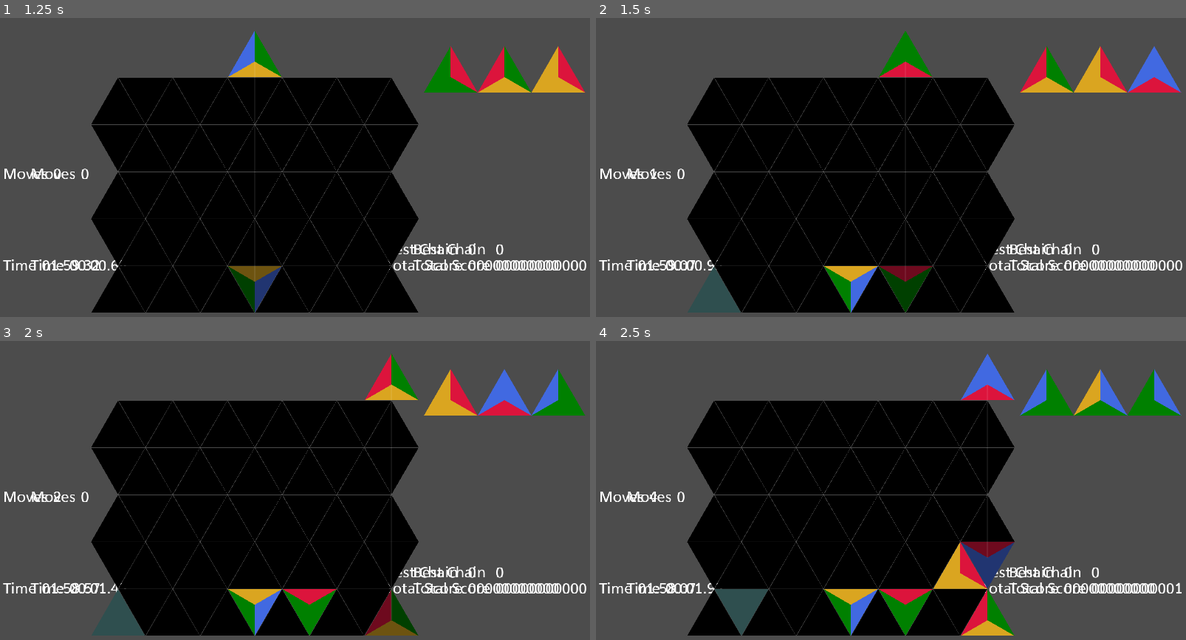
Above: before the commit, frames 1-4 (two rows, left to right).
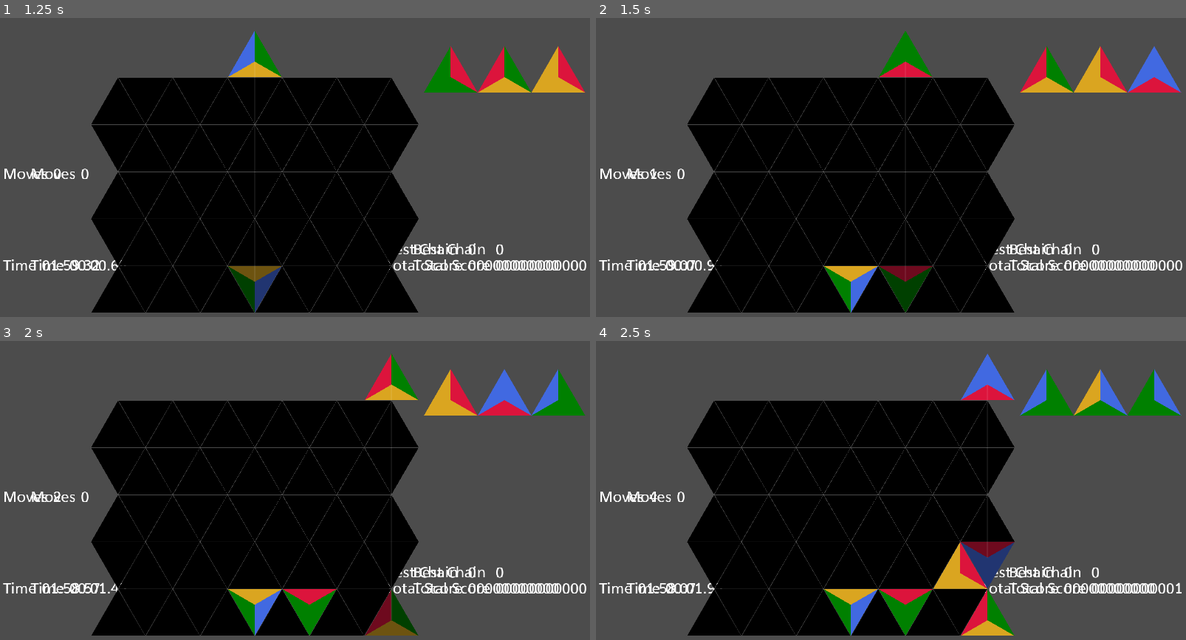
Above: after the commit, the same moments.

Repository: BoatsandJoes/tri-twist
Game: Godot game, scene res://scenes/ui/MainMenu.tscn
Two runs of this game, one before a commit and one after it. Both use one fixed random seed, a clock stepped at 60 frames per second and the inputs below.
Inputs (mouse positions are in pixels of both pictures, inside the frame that each line leads up to):
- Up to frame 1 (1.25 s): click "Go go go" at 0.5 s
- Up to frame 2 (1.5 s): tap Enter (ui_accept) at 1.25 s; move the mouse to (714, 296) at 1.27 s; hold D (right) from 1.28 s (still down); hold Keypad 6 (clockwise) from 1.28 s (still down); click (714, 296) at 1.42 s
- Up to frame 3 (2 s): keep holding D (right); keep holding Keypad 6 (clockwise); tap Enter (ui_accept) at 1.52 s
- Up to frame 4 (2.5 s): move the mouse to (743, 604) at 2.02 s; release D (right) at 2.03 s; release Keypad 6 (clockwise) at 2.03 s; hold Down (ui_down) from 2.03 s (still down); tap Keypad 7 (counterclockwise) at 2.1 s; click (743, 604) at 2.17 s; tap Enter (ui_accept) at 2.27 s

Frame 1 is identical in both runs. In frame 2, 0.7% of the frame differs, in the area x 15-25%, y 83-99%; in frame 3, 0.7%; in frame 4, 0.7%, in the area x 20-30%, y 82-99%.

Commit message:
Removed twisting. Fixed closing pause menu by hitting pause again.

Diff:
--- a/scenes/GameGrid.gd
+++ b/scenes/GameGrid.gd
@@ -101,34 +101,6 @@
 		return grid[rowIndex + 1][columnIndex]
 	return null
 
-func _input(event):
-	if event is InputEventMouseButton:
-		if event.pressed:
-			for rowIndex in grid.size():
-				for columnIndex in grid[rowIndex].size():
-					if grid[rowIndex][columnIndex].cellFocused:
-						handle_cell_input(rowIndex, columnIndex, event)
-						break
-
-# handles a cell click TODO handle controller and keyboard input
-func handle_cell_input(rowIndex: int, columnIndex: int, event: InputEventMouseButton):
-	if !grid[rowIndex][columnIndex].is_empty() && !grid[rowIndex][columnIndex].is_marked_for_clear() && !grid[0][0].activeChainMode:
-		if event.button_index == 3:
-			# delete tile, debug
-			grid[rowIndex][columnIndex].clear(grid[rowIndex][columnIndex].Direction.VERTICAL_POINT)
-		elif event.button_index == 1 || event.button_index == 2:
-			# spin
-			var rotation
-			if event.button_index == 1:
-				rotation = grid[0][0].Rotation.COUNTERCLOCKWISE
-			else:
-				rotation = grid[0][0].Rotation.CLOCKWISE
-			if grid[rowIndex][columnIndex].spin(rotation):
-				get_parent().advance_piece()
-			else:
-				# Play sound.
-				pass
-
 func set_off_chains():
 	for row in grid:
 		for cell in row:
--- a/scenes/TriangleCell.gd
+++ b/scenes/TriangleCell.gd
@@ -46,11 +46,10 @@
 	# set position
 	position = cellPostion
 	# Define vertices
-	var baseVectorArray = PoolVector2Array()
-	baseVectorArray.append(Vector2(0, 0))
-	baseVectorArray.append(Vector2(size, 0))
-	baseVectorArray.append(Vector2(size/2, size * sqrt(3) / 2))
-	$CollisionPolygon2D.set_polygon(baseVectorArray)
+	#var baseVectorArray = PoolVector2Array()
+	#baseVectorArray.append(Vector2(0, 0))
+	#baseVectorArray.append(Vector2(size, 0))
+	#baseVectorArray.append(Vector2(size/2, size * sqrt(3) / 2))
 	# Define vertices of children
 	# left
 	var leftEdgeVectorArray = PoolVector2Array()
@@ -71,7 +70,6 @@
 	verticalEdgeVectorArray.append(Vector2(size/2, size * sqrt(3) / 6))
 	$VerticalEdge.set_polygon(verticalEdgeVectorArray)
 	# Move polygons to center on our position.
-	$CollisionPolygon2D.position = Vector2((-1) * size/2, (-1) * size * sqrt(3) / 6)
 	$LeftEdge.position = Vector2((-1) * size/2, (-1) * size * sqrt(3) / 6)
 	$RightEdge.position = Vector2((-1) * size/2, (-1) * size * sqrt(3) / 6)
 	$VerticalEdge.position = Vector2((-1) * size/2, (-1) * size * sqrt(3) / 6)
@@ -465,7 +463,10 @@
 					existingActiveChainCount = existingChain.get("activeChainCount")
 				existingActiveChainCount = existingActiveChainCount + 1
 				existingChain["activeChainCount"] = existingActiveChainCount
-				#TODO check against active chain cap
+				# check against active chain cap
+				if existingActiveChainCount >= activeChainCap:
+					# TODO Pop chain.
+					pass
 	return existingChain
 
 func is_empty() -> bool:
@@ -528,22 +529,6 @@
 #func _process(delta):
 #	pass
 
-func _on_TriangleCell_mouse_entered():
-	# If not in grid, do nothing.
-	if inGrid:
-		cellFocused = true
-		if !is_marked_for_clear():
-			# Highlight.
-			update_colors_visually()
-
-func _on_TriangleCell_mouse_exited():
-	# If not in grid, do nothing.
-	if inGrid:
-		cellFocused = false
-		if !is_marked_for_clear():
-			# Remove highlight
-			update_colors_visually()
-
 func _on_ClearTimer_timeout():
 	# visual effect
 	$CPUParticles2D.emitting = true
--- a/scenes/TriangleCell.tscn
+++ b/scenes/TriangleCell.tscn
@@ -10,8 +10,6 @@
 [node name="LeftEdge" type="Polygon2D" parent="."]
 
 [node name="RightEdge" type="Polygon2D" parent="."]
-
-[node name="CollisionPolygon2D" type="CollisionPolygon2D" parent="."]
 
 [node name="ClearTimer" type="Timer" parent="."]
 wait_time = 5.0
--- a/scenes/ui/PausePopup.gd
+++ b/scenes/ui/PausePopup.gd
@@ -19,7 +19,7 @@
 	$VBoxContainer/HBoxContainer2/SelectArrow/Restart.text = ""
 	$VBoxContainer/HBoxContainer2/SelectArrow/BackToMain.text = ""
 	self.visible = true
-	get_parent().triangleDropper.set_process_input(false)
+	get_parent().set_process_input(false)
 	get_tree().paused = true
 
 func set_mode_finished():
@@ -81,7 +81,7 @@
 func _on_Resume_pressed():
 	self.visible = false
 	get_tree().paused = false
-	get_parent().triangleDropper.set_process_input(true)
+	get_parent().set_process_input(true)
 
 func _on_Restart_pressed():
 	get_tree().paused = false
Not shown, changed: notes/scoring.txt
